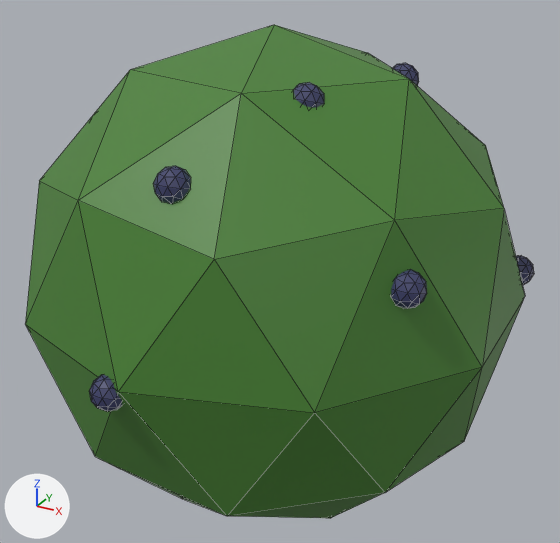
A saved change to the glTF model assets/models/berry_bush.glb.
Rendered twice from a camera (50 mm lens) standing at (0.706, -1.334, 1.059) and looking at (-0.002, -0.046, 0.415). Every picture has the same lights, and +X, +Y and +Z are marked at lower left. The older version comes first. Mesh edges are drawn as thin lines. Where no turn or scale is listed for an object, it has been applied to the vertices. Vertices at exactly the same position are counted once.

Names of what the first picture shows: 'Berry_A', 'Berry_B', 'Berry_E', 'Berry_G', 'Berry_I', 'Berry_J', 'Bush'.
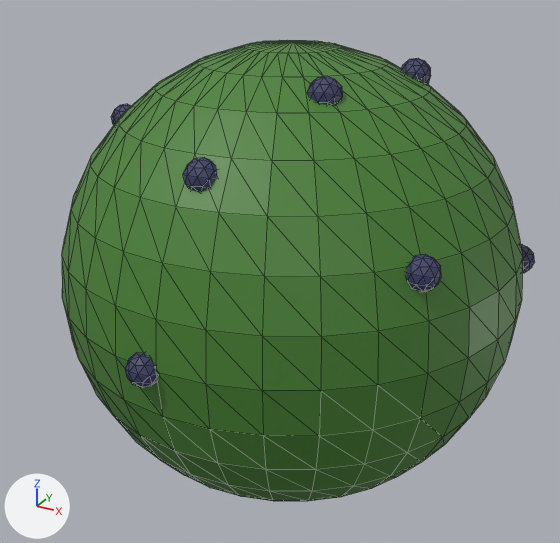
Scene script edits in JSON lines:
```json
{"block": "me_icosphere", "where": "# used by ob_bush; location = (-0.002, -0.067, 0.411); scale = (1.84, 1.84, 1.84)"}
{"op": "remove", "block": "me_icosphere", "code": "me_icosphere.from_pydata(...)  # 42 vertices, 80 faces; spans x -0.255..0.255, y -0.268..0.268, z -0.268..0.268"}
{"op": "add", "block": "me_icosphere", "code": "me_icosphere.from_pydata(...)  # 482 vertices, 960 faces; spans x -0.399..0.399, y -0.399..0.399, z -0.399..0.399"}
{"block": "me_icosphere", "change": "me_icosphere part 1: 42 vertices removed from x -0.255..0.255, y -0.268..0.268, z -0.268..0.268; 482 vertices added at x -0.399..0.399, y -0.399..0.399, z -0.399..0.399, forming a UV sphere (32 segments, 16 rings, poles along z)"}
{"op": "set", "path": "ob_bush.location", "old": "(-0.002, -0.067, 0.411)", "new": "(0.0, 0.0, 0.399)"}
{"op": "set", "path": "ob_bush.scale", "old": "(1.84, 1.84, 1.84)", "new": "(1.18, 1.18, 1.18)"}
{"op": "set", "path": "ob_berry_b.location", "old": "(0.024, -0.425, 0.706)", "new": "(0.022, -0.347, 0.701)"}
{"op": "set", "path": "ob_berry_a.location", "old": "(0.146, -0.227, 0.81)", "new": "(0.146, -0.159, 0.81)"}
{"op": "set", "path": "ob_berry_e.location", "old": "(0.363, -0.312, 0.565)", "new": "(0.363, -0.244, 0.565)"}
{"op": "set", "path": "ob_berry_g.location", "old": "(0.442, 0.119, 0.447)", "new": "(0.43, 0.179, 0.447)"}
{"op": "set", "path": "ob_berry_i.location", "old": "(-0.031, -0.549, 0.395)", "new": "(-0.027, -0.467, 0.395)"}
{"op": "set", "path": "ob_berry_j.location", "old": "(0.207, 0.043, 0.808)", "new": "(0.207, 0.11, 0.808)"}
```

Where the change shows, as pixel boxes [x1, y1, x2, y2] in the pictures (560 x 543 px):
```json
{"object": "Bush", "change": "reshaped, moved, rescaled", "before": [25, 25, 525, 518], "after": [62, 40, 523, 501], "on screen": "8% narrower, 6% shorter"}
{"object": "Berry_B", "change": "moved", "before": [153, 166, 191, 203], "after": [183, 157, 217, 192]}
{"object": "Berry_E", "change": "moved", "before": [391, 269, 427, 309], "after": [406, 254, 441, 292]}
{"object": "Berry_I", "change": "moved", "before": [89, 375, 122, 412], "after": [125, 353, 157, 388]}
{"object": "Berry_A", "change": "moved", "before": [294, 82, 324, 108], "after": [307, 76, 343, 105]}
{"object": "Berry_J", "change": "moved", "before": [393, 63, 419, 86], "after": [401, 58, 431, 84]}
{"object": "Berry_G", "change": "moved", "before": [516, 255, 534, 285], "after": [521, 244, 534, 273]}
```
